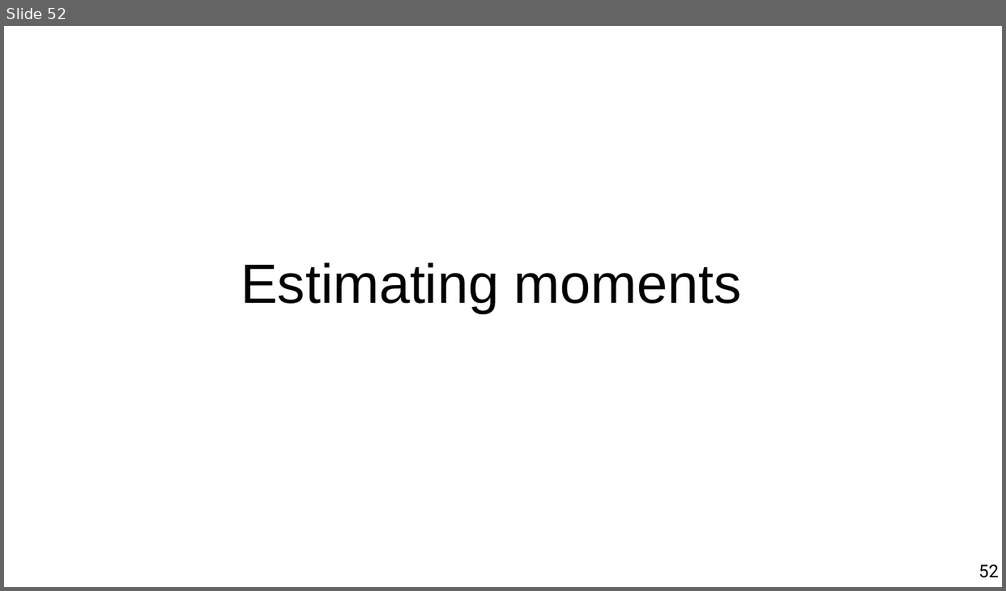
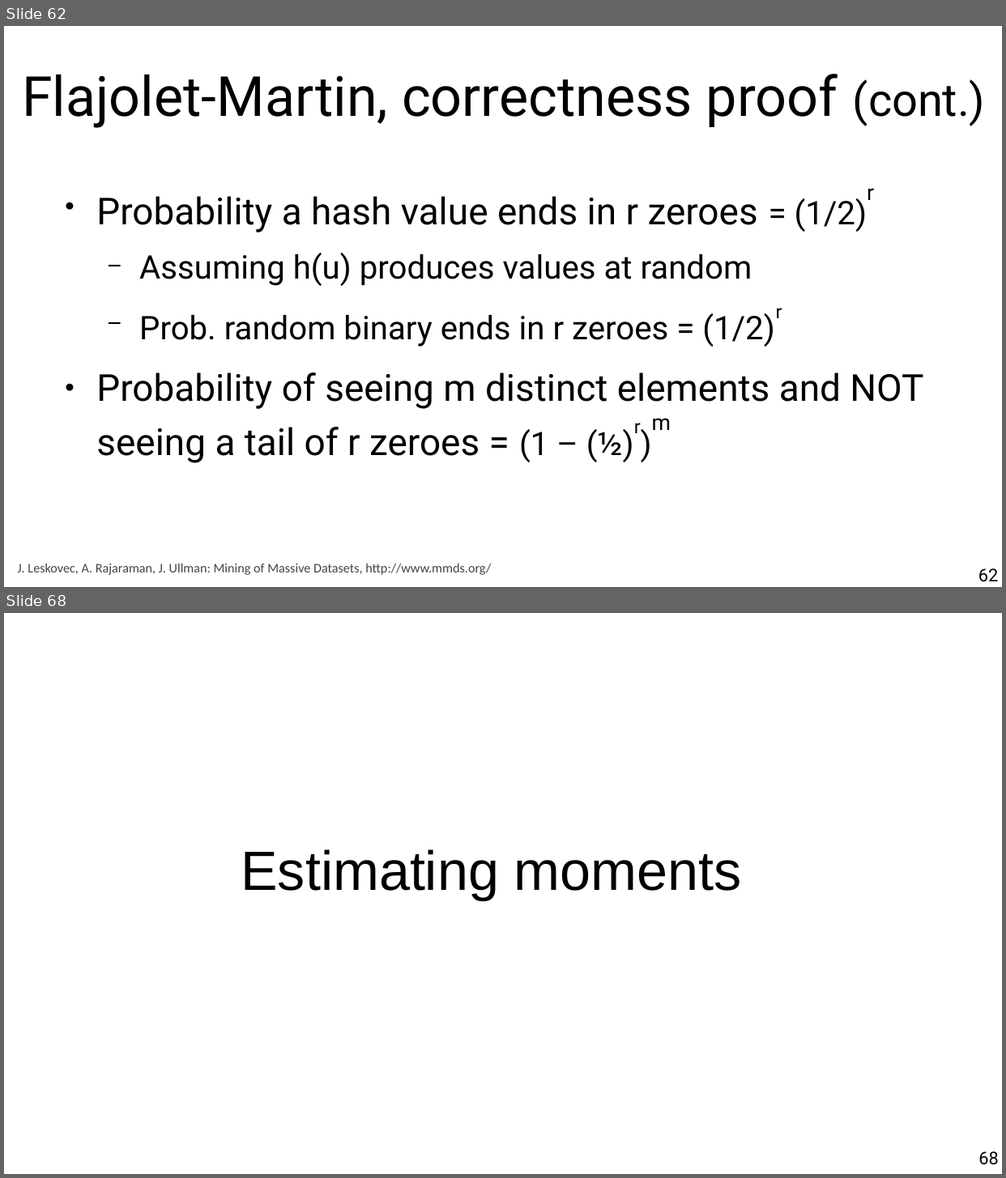
Before and after one commit to marco-calautti/data-mining-course, a slide deck: theory/tt10_streaming.odp. Shown one above the other, each under a label of ours: slide 52 before the commit, slides 62 and 68 after it; the slides between them are not shown. The pictures are 1006x591 and 1006x1178 pixels, drawn with LibreOffice and Linux fonts; fonts in the diff are those of the drawing. Boxes give left, top, right and bottom in pixels: in the first picture for what was removed or moved away, otherwise in the second. Text is boxed around its words. In the diff, an @@ line names an element or a change of style, - is before the commit and + after.

```diff
--- a/theory/tt10_streaming.odp
+++ b/theory/tt10_streaming.odp
@@ slide 62 added at <box>4,26,1002,587</box>, background #FFFFFF @@
@@ title added at <box>22,74,985,128</box>, 44 pt, text #000000 @@
+Flajolet-Martin, correctness proof (cont.)
@@ text added at <box>96,188,923,463</box>, 29.6 pt, text #000000 @@
+● Probability a hash value ends in r zeroes = (1/2)r
+  − Assuming h(u) produces values at random
+  − Prob. random binary ends in r zeroes = (1/2)r
+● Probability of seeing m distinct elements and NOT seeing a tail of r zeroes = (1 – (½)r)m
@@ text added at <box>18,563,491,575</box>, 10.5 pt, text #454545 @@
+J. Leskovec, A. Rajaraman, J. Ullman: Mining of Massive Datasets, http://www.mmds.org/
@@ page number added at <box>978,569,998,582</box>, 14 pt, text #000000 @@
+62
@@ what was slide 52 is now slide 68 @@
@@ page number at <box>978,1152,998,1165</box>: text changed @@
-52
+68
```
Also in this commit, not shown: 3 slides changed, 28 other slides added, 4 slides removed.
